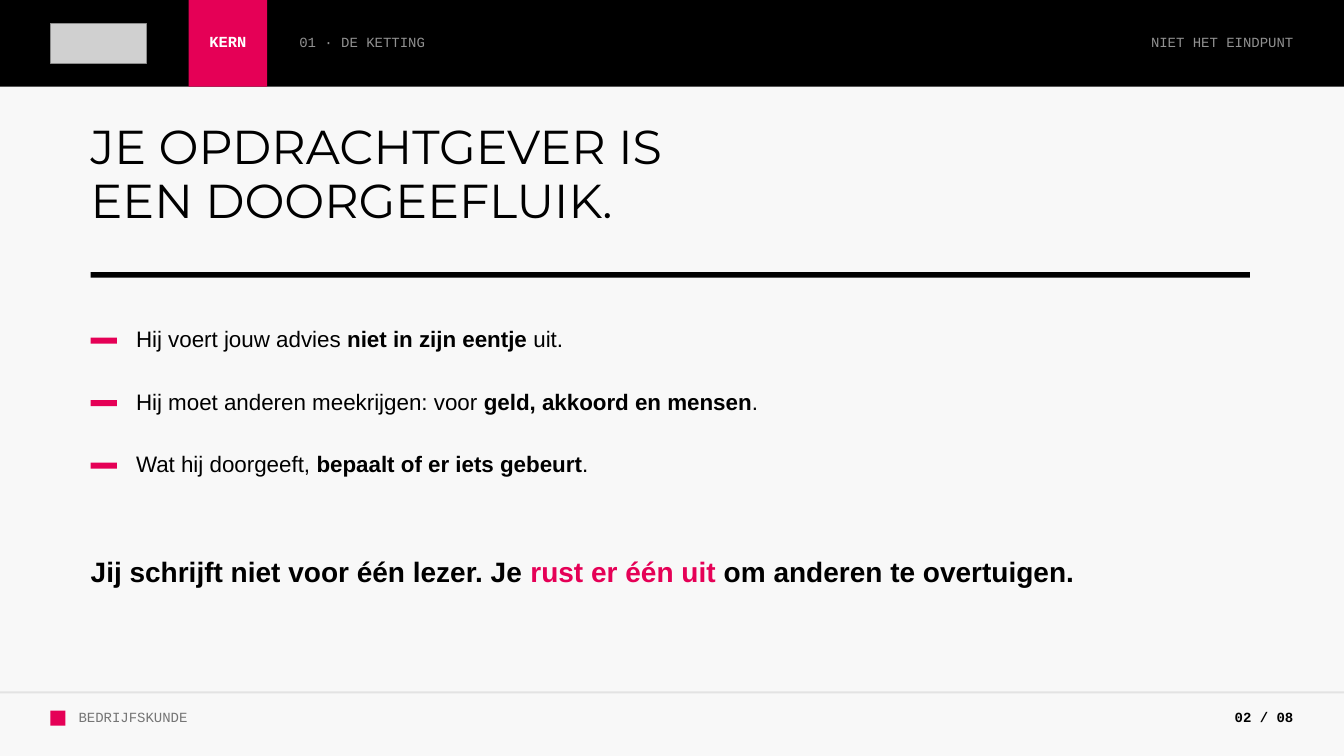
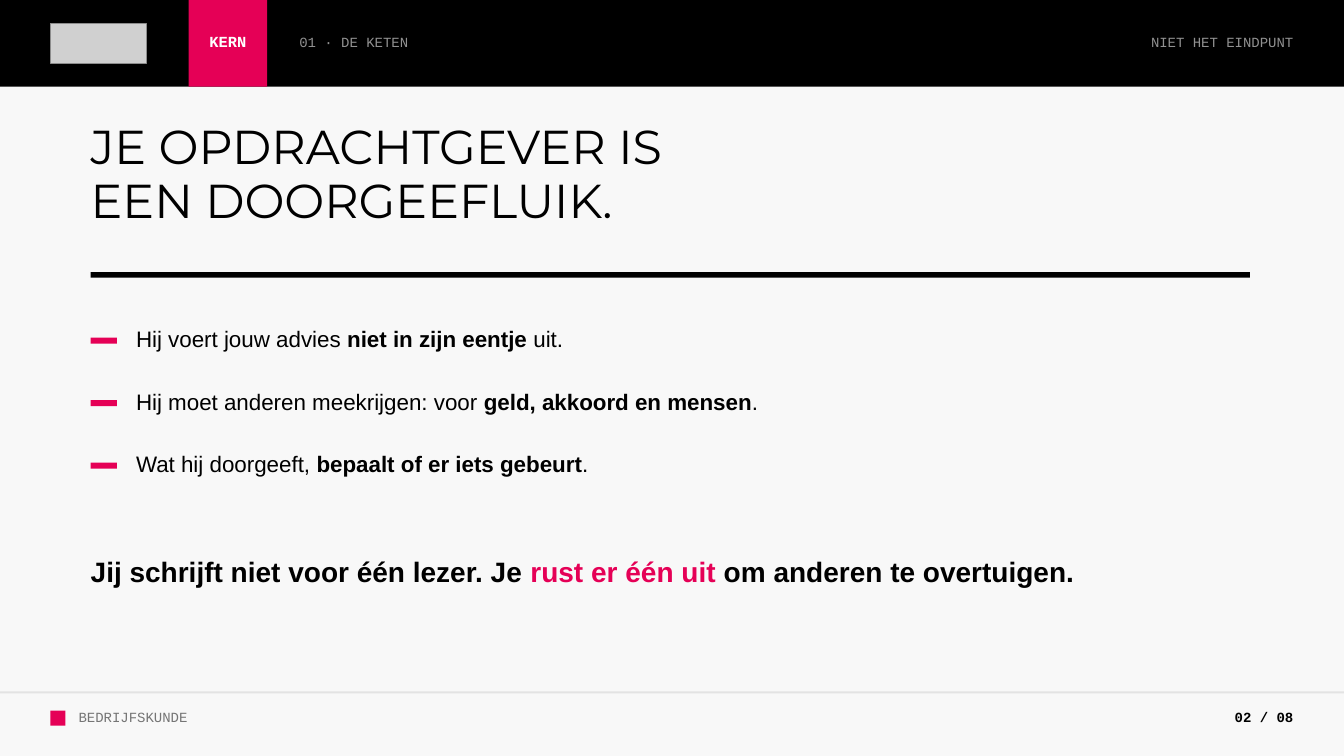
Before and after one commit to hanbedrijfskunde/aod-communicatie-slides, a slide deck: slide 2 of Werkcollege-2-waar-gaat-jouw-advies-heen.pptx. Drawn at 1344x756 pixels with LibreOffice and Linux fonts; fonts in the diff are those of the drawing; grey boxes stand for pictures. Boxes give left, top, right and bottom in pixels: in the first picture for what was removed or moved away, otherwise in the second. Text is boxed around its words. In the diff, an @@ line names an element or a change of style, - is before the commit and + after.

```diff
--- a/Werkcollege-2-waar-gaat-jouw-advies-heen.pptx
+++ b/Werkcollege-2-waar-gaat-jouw-advies-heen.pptx
@@ text at [299, 37, 408, 47]: text changed @@
-01 · DE KETTING
+01 · DE KETEN
```
Also in this commit, not shown: 3 other slides changed, 12 other files.
